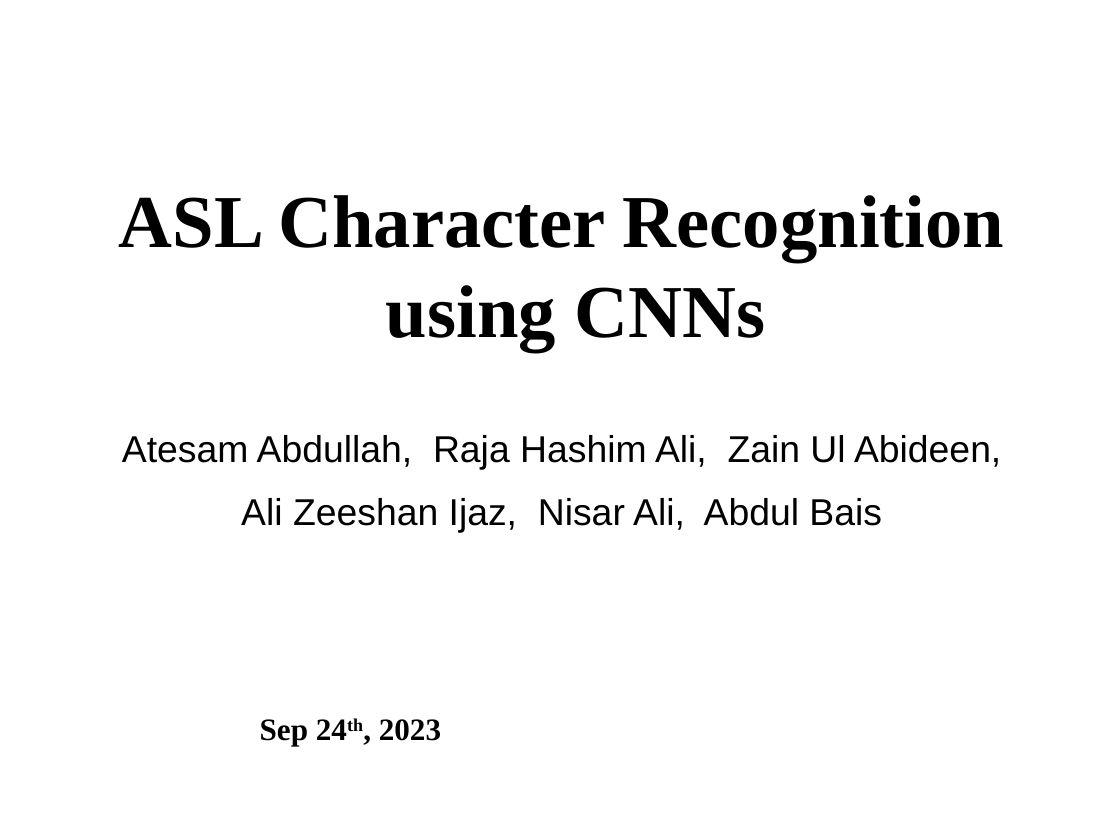
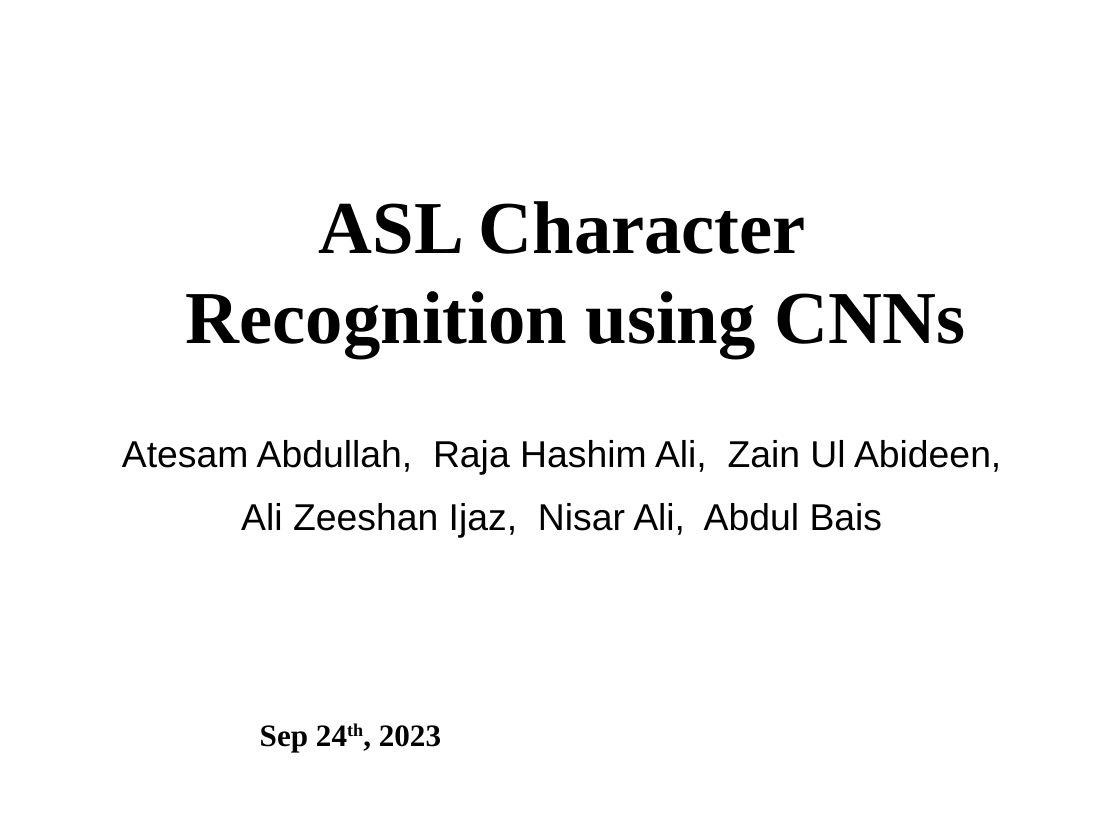
Before and after one commit to ATESAM-ABDULLAH/ASL-alphabet-recognition, a slide deck: slide 1 of Paper/CCECE - ASL sign Recognition using CNNs.pptx. Drawn at 1120x840 pixels with LibreOffice and Linux fonts; fonts in the diff are those of the drawing; background and template pictures are left out. Boxes give left, top, right and bottom in pixels: in the first picture for what was removed or moved away, otherwise in the second. Text is boxed around its words. In the diff, an @@ line names an element or a change of style, - is before the commit and + after.

```diff
--- a/Paper/CCECE - ASL sign Recognition using CNNs.pptx
+++ b/Paper/CCECE - ASL sign Recognition using CNNs.pptx
@@ text "ASL Character Recognition using CNNs" rewrapped from (x1=119, y1=195, x2=1004, y2=352) to (x1=186, y1=201, x2=965, y2=358) @@
@@ text "Atesam Abdullah, Raja Hashim Ali, ..." at (x1=122, y1=440, x2=1001, y2=538): line spacing 1.41 to 1.42 @@
@@ text "Sep 24th, 2023" at (x1=260, y1=725, x2=441, y2=751): line spacing 1.04 to 1.05 @@
```
Also in this commit, not shown: 8 other slides changed, 3 other files.
